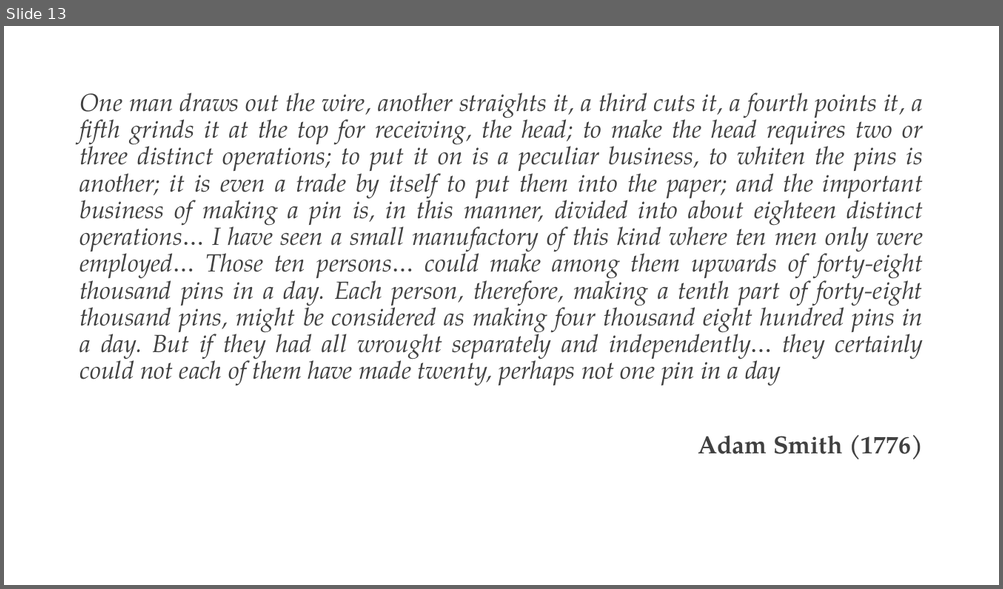
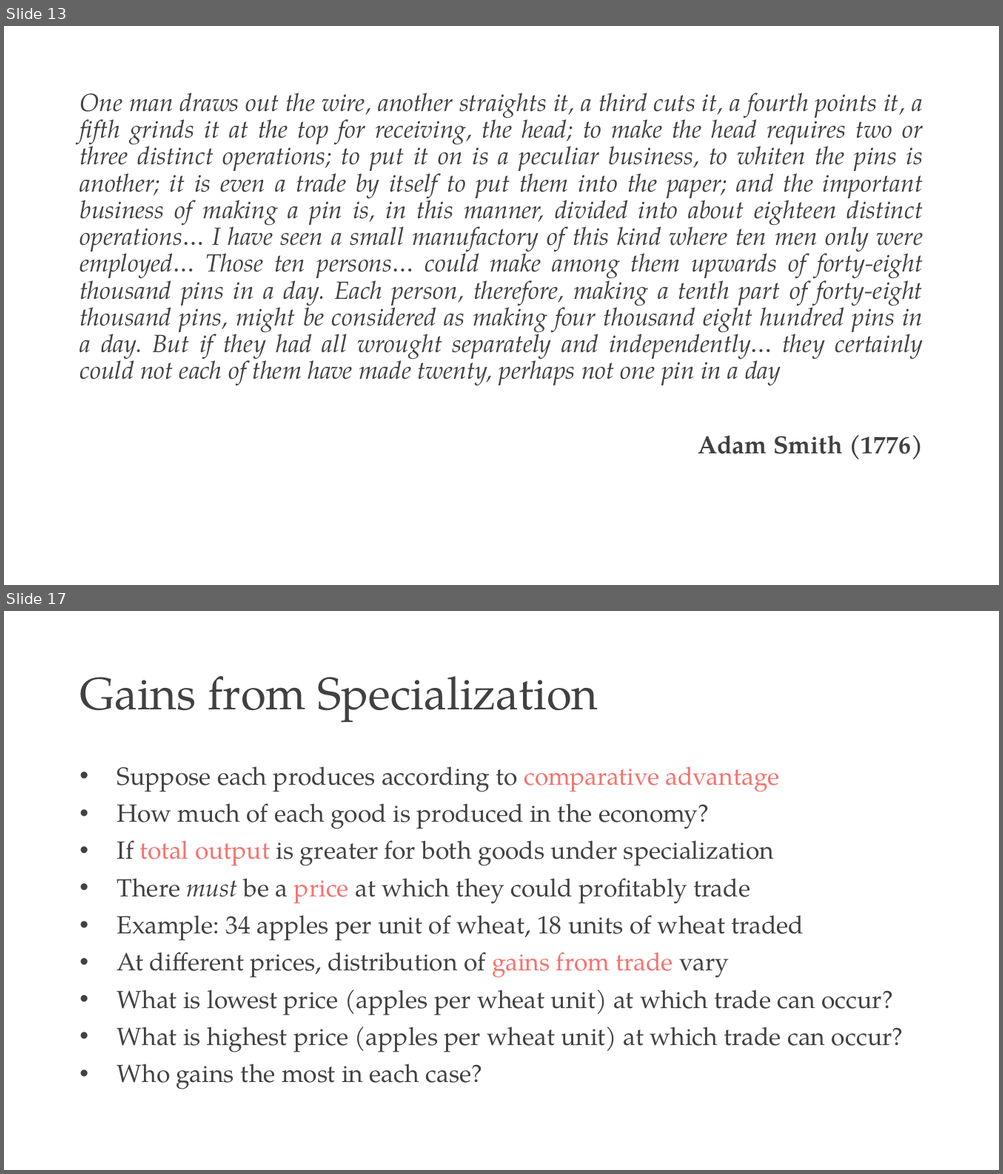
Before and after one commit to rs328/Slides-for-Principles, a slide deck: 02 Specialization and Trade.pptx. Shown one above the other, each under a label of ours: slide 13 before the commit, slides 13 and 17 after it; the slides between them are not shown. The pictures are 1003x589 and 1003x1174 pixels, drawn with LibreOffice and Linux fonts; fonts in the diff are those of the drawing. Boxes give left, top, right and bottom in pixels: in the first picture for what was removed or moved away, otherwise in the second. Text is boxed around its words. In the diff, an @@ line names an element or a change of style, - is before the commit and + after.

```diff
--- a/02 Specialization and Trade.pptx
+++ b/02 Specialization and Trade.pptx
@@ slide 17 added at (x1=4, y1=611, x2=999, y2=1170), background #FFFFFF @@
@@ title added at (x1=79, y1=676, x2=598, y2=723), 44 pt, text #414141 @@
+Gains from Specialization
@@ text added at (x1=117, y1=766, x2=903, y2=1090), 24 pt, text #414141 @@
+• Suppose each produces according to comparative advantage
+• How much of each good is produced in the economy?
+• If total output is greater for both goods under specialization
+• There must be a price at which they could profitably trade
+• Example: 34 apples per unit of wheat, 18 units of wheat traded
+• At different prices, distribution of gains from trade vary
+• What is lowest price (apples per wheat unit) at which trade can occur?
+• What is highest price (apples per wheat unit) at which trade can occur?
+• Who gains the most in each case?
```
Also in this commit, not shown: 10 slides changed, 2 other slides added, 1 slide removed, 2 other files.
